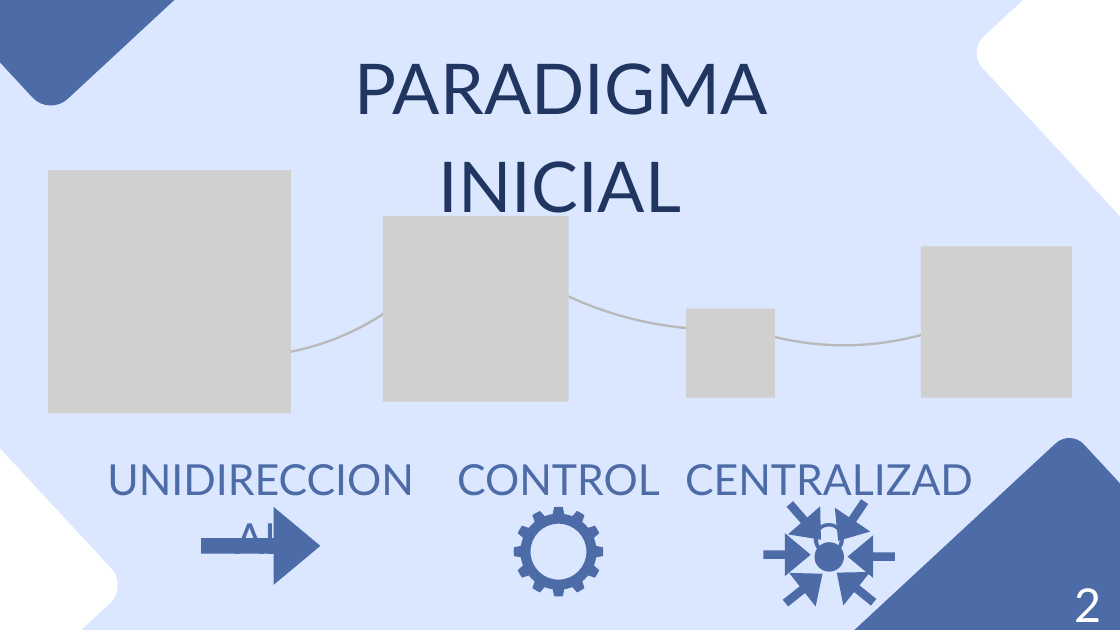
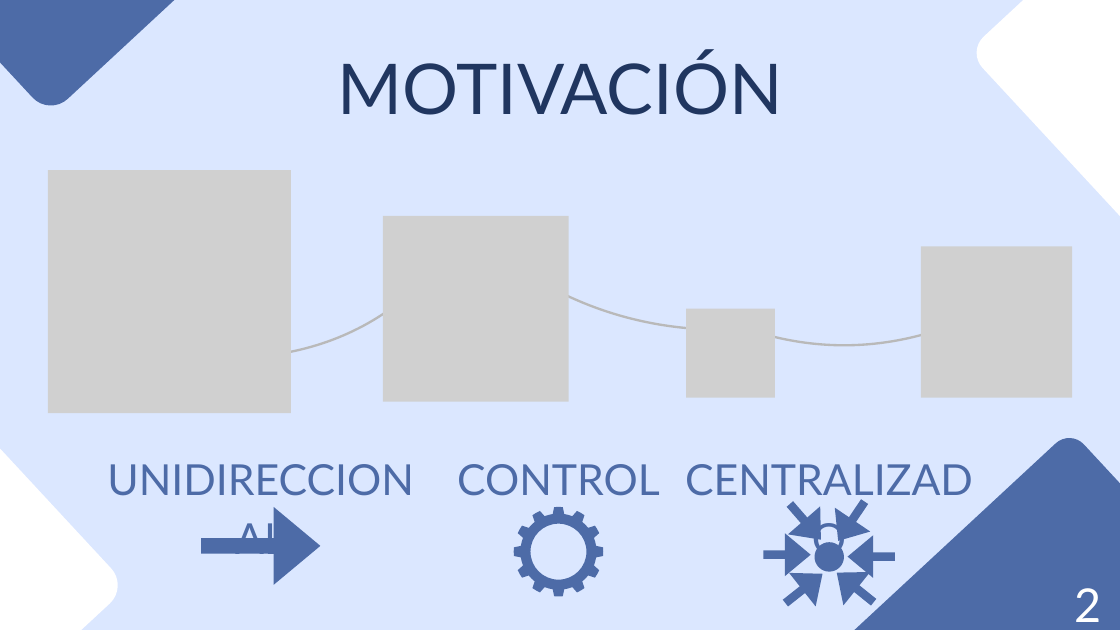
Before and after one commit to danilr16/TFG_Smart_Grids, a slide deck: slide 2 of Smart Grids Control de Redes Eléctricas con IA.pptx. Drawn at 1120x630 pixels with LibreOffice and Linux fonts; fonts in the diff are those of the drawing; grey boxes stand for pictures. Boxes give left, top, right and bottom in pixels: in the first picture for what was removed or moved away, otherwise in the second. Text is boxed around its words. In the diff, an @@ line names an element or a change of style, - is before the commit and + after.

```diff
--- a/Smart Grids Control de Redes Eléctricas con IA.pptx
+++ b/Smart Grids Control de Redes Eléctricas con IA.pptx
@@ text at (337,53,782,115): text changed @@
-PARADIGMA INICIAL
+MOTIVACIÓN
```
Also in this commit, not shown: 26 other slides changed, 5 slides added, 3 slides removed.
